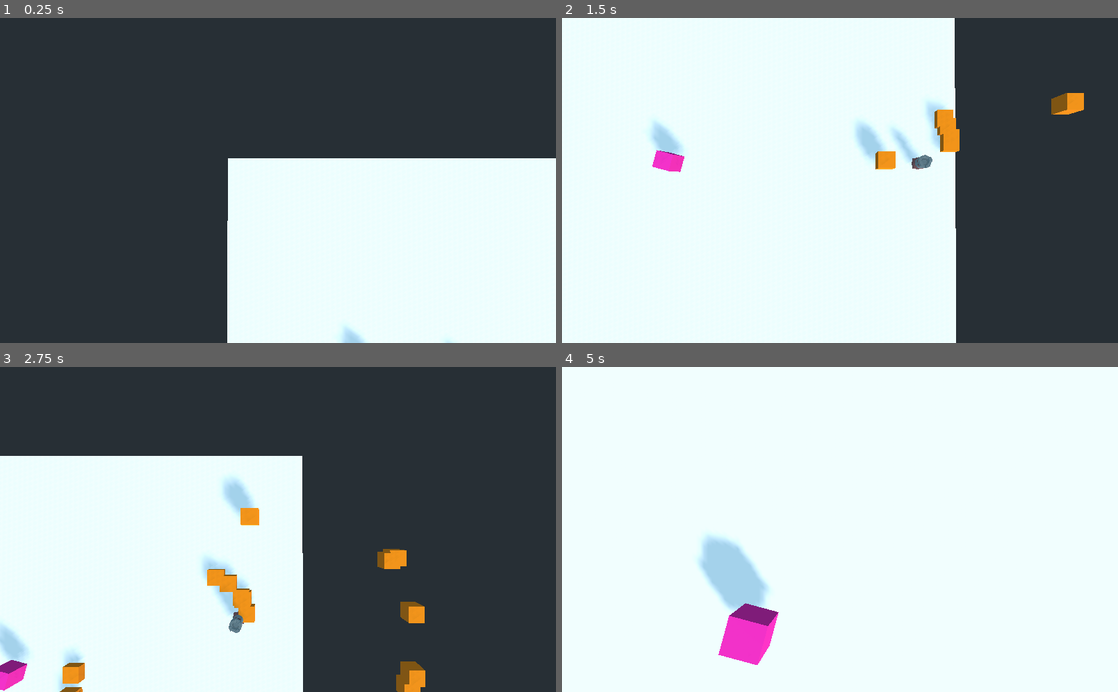
Above: before the commit, frames 1-4 (two rows, left to right).
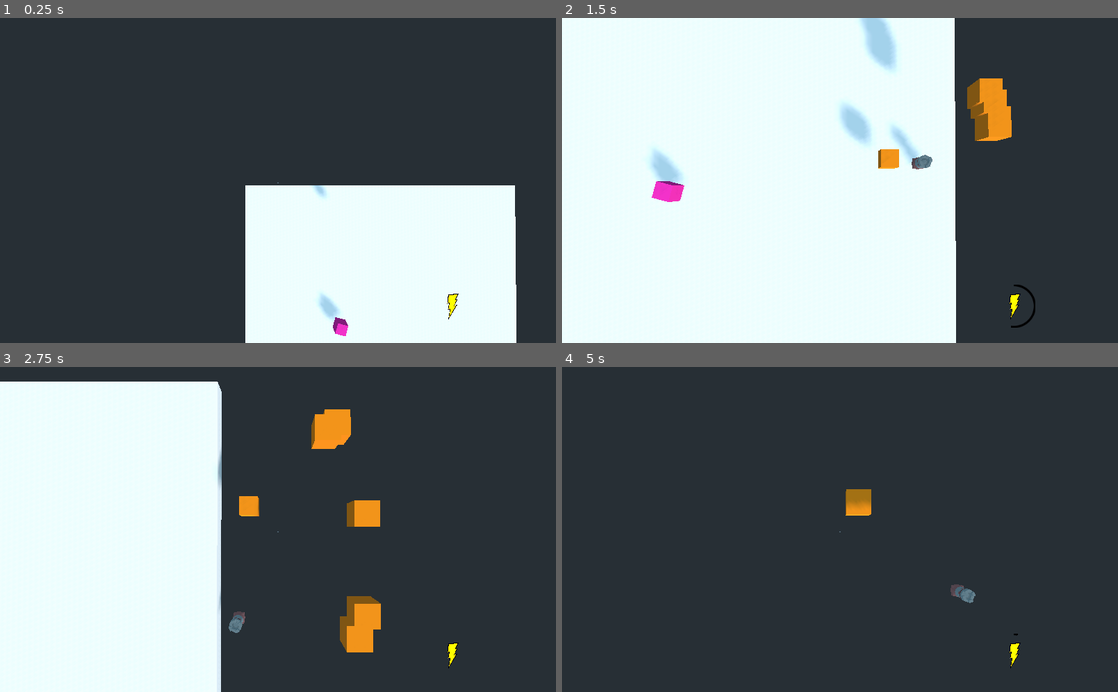
Above: after the commit, the same moments.

Repository: jamie-hello/azorius-n
Game: Godot game, scene res://Level 1.tscn
The game is run twice, just before and just after one commit, with the same random seed, the same clock (stepped at 60 frames per second) and the same inputs.
Inputs (mouse positions are in pixels of both pictures, inside the frame that each line leads up to):
- Up to frame 1 (0.25 s): no input
- Up to frame 2 (1.5 s): move the mouse to (962, 164) at 0.52 s; hold D (right) 0.53-1.28 s; hold E (use spell) 0.53-1.28 s; tap Q (use spell 2) at 0.8, 1.35 s; move the mouse to (728, 196) at 1.27 s; hold S (down) from 1.28 s (still down)
- Up to frame 3 (2.75 s): tap E (use spell) at 1.55 s; move the mouse to (333, 458) at 2.02 s; release S (down) at 2.03 s; hold D (right) from 2.03 s (still down); hold E (use spell) from 2.03 s (still down); tap Q (use spell 2) at 2.3 s
- Up to frame 4 (5 s): move the mouse to (812, 594) at 2.77 s; release D (right) at 2.78 s; release E (use spell) at 2.78 s; hold W (up) 2.78-3.53 s; tap Q (use spell 2) at 2.85, 3.8, 4.35 s; tap E (use spell) at 3.05, 4.55 s; move the mouse to (1006, 578) at 3.52 s; hold E (use spell) 3.53-4.28 s; hold A (left) from 3.53 s (still down); move the mouse to (673, 480) at 4.27 s

The runs differ from the first frame. In frame 1, 11% of the frame differs, in the area x 40-100%, y 43-100%; in frame 2, 5.1%; in frame 3, 25%; in frame 4, 100%, in the area x 0-100%, y 0-100%.

Commit message:
today i made a cooldown icon for charged bolt and i started some new scenes for two new spells called meteorJump and FrozenOrb and diablo2 players will know something about these spells from diablo2

Diff:
--- a/Level 1.tscn
+++ b/Level 1.tscn
@@ -32,6 +32,7 @@
 
 [node name="CollisionShape" type="CollisionShape" parent="The Floor2"]
 shape = SubResource( 1 )
+disabled = true
 
 [node name="MeshInstance" type="MeshInstance" parent="The Floor2"]
 transform = Transform( 10, 0, 0, 0, 1, 0, 0, 0, 10, 0, 0, 0 )
@@ -44,7 +45,7 @@
 directional_shadow_max_distance = 128.1
 
 [node name="Player" parent="." instance=ExtResource( 2 )]
-transform = Transform( 1, 0, 0, 0, 1, 0, 0, 0, 1, -4.4415, 4.07762, -1.04594 )
+transform = Transform( 1, 0, 0, 0, 1, 0, 0, 0, 1, -4.44956, 20.8877, 2.56566 )
 
 [node name="enemy" parent="." instance=ExtResource( 1 )]
 transform = Transform( 1, 0, 0, 0, 1, 0, 0, 0, 1, 8.58883, 1.90626, 0 )
--- a/charged bolt.gd
+++ b/charged bolt.gd
@@ -6,11 +6,14 @@
 # var b = "text"
 onready var instance = preload("res://charged bolt instance.tscn")
 onready var timer = $"dash timer"
+onready var cooldowntimer = $"Control/cooldown"
 
 var damage = 10
 var angle2d = Vector2.ZERO
 var instanceangle = 0
 var boltstoshoot = 5
+var on_cooldown = false
+var cooldowntime = 2 #if u change this make sure to change it in the control script too
 signal preparedashing
 signal dashing(angle)
 signal enddashing
@@ -24,18 +27,19 @@
 	pass # Replace with function body.
 
 func spell_use():
+	if !on_cooldown:
+		#edited broiler plate code for getting where we're looking with the mouse cursor to Vector3 angle
+		#look at default spell for original
+		var mousePos=get_viewport().get_mouse_position()
+		var springarmdestx : float = ((mousePos[0] / get_viewport().size.x) - 0.5)
+		var springarmdesty : float = -((mousePos[1] / get_viewport().size.y) - 0.5)
+		angle2d = Vector2(springarmdestx,springarmdesty).angle()
 
-	#edited broiler plate code for getting where we're looking with the mouse cursor to Vector3 angle
-	#look at default spell for original
-	var mousePos=get_viewport().get_mouse_position()
-	var springarmdestx : float = ((mousePos[0] / get_viewport().size.x) - 0.5)
-	var springarmdesty : float = -((mousePos[1] / get_viewport().size.y) - 0.5)
-	angle2d = Vector2(springarmdestx,springarmdesty).angle()
 
-	#this is where ondashtimertimeout() was originally before i added the movement effect half of the spell
-
-	timer.pretimer.start()
-	emit_signal("preparedashing")
+		timer.pretimer.start()
+		emit_signal("preparedashing")
+		on_cooldown = true
+		cooldowntimer.start(cooldowntime)
 
 
 # Called every frame. 'delta' is the elapsed time since the previous frame.
@@ -56,3 +60,8 @@
 
 func _on_pretimer_timeout():
 	emit_signal("dashing",angle2d_to_vector3(angle2d))
+
+
+func _on_cooldown_timeout():
+	on_cooldown = false
+	pass # Replace with function body.
--- a/charged bolt.tscn
+++ b/charged bolt.tscn
@@ -1,7 +1,10 @@
-[gd_scene load_steps=3 format=2]
+[gd_scene load_steps=6 format=2]
 
 [ext_resource path="res://chargedboltdashtimer.gd" type="Script" id=1]
 [ext_resource path="res://charged bolt.gd" type="Script" id=2]
+[ext_resource path="res://power rangers lightnigng bolt.png" type="Texture" id=3]
+[ext_resource path="res://chargedbolticon.gd" type="Script" id=4]
+[ext_resource path="res://texturecooldown.png" type="Texture" id=5]
 
 [node name="charged bolt" type="Spatial"]
 script = ExtResource( 2 )
@@ -17,7 +20,34 @@
 wait_time = 0.1
 one_shot = true
 
+[node name="Control" type="Control" parent="."]
+margin_right = -1025.0
+margin_bottom = -603.0
+script = ExtResource( 4 )
+
+[node name="PowerRangersLightnigngBolt" type="Sprite" parent="Control"]
+position = Vector2( 832.188, 532.625 )
+scale = Vector2( 0.0205677, 0.0209396 )
+texture = ExtResource( 3 )
+
+[node name="cooldown" type="Timer" parent="Control"]
+wait_time = 2.0
+one_shot = true
+
+[node name="TextureProgress" type="TextureProgress" parent="Control"]
+margin_left = 792.0
+margin_top = 492.0
+margin_right = 992.0
+margin_bottom = 692.0
+texture_progress = ExtResource( 5 )
+fill_mode = 4
+tint_under = Color( 1, 1, 1, 0 )
+tint_over = Color( 1, 1, 1, 0 )
+tint_progress = Color( 0.184314, 1, 0, 1 )
+
 [connection signal="timeout" from="dash timer" to="." method="_on_dash_timer_timeout"]
 [connection signal="timeout" from="dash timer" to="dash timer" method="_on_dash_timer_timeout"]
 [connection signal="timeout" from="dash timer/pretimer" to="." method="_on_pretimer_timeout"]
 [connection signal="timeout" from="dash timer/pretimer" to="dash timer" method="_on_pretimer_timeout"]
+[connection signal="timeout" from="Control/cooldown" to="." method="_on_cooldown_timeout"]
+[connection signal="timeout" from="Control/cooldown" to="Control" method="_on_cooldown_timeout"]
--- /dev/null
+++ b/chargedbolticon.gd
@@ -0,0 +1,23 @@
+extends Control
+
+
+# Declare member variables here. Examples:
+# var a = 2
+# var b = "text"
+
+onready var cooldown = $cooldown
+onready var icon = $PowerRangersLightnigngBolt
+onready var textureprogress = $TextureProgress
+var howlongisthecooldown = 2 #if u change this make sure to change it in the charged bolt script too
+
+# Called when the node enters the scene tree for the first time.
+func _ready():
+	pass # Replace with function body.
+
+
+func _process(delta):
+	if !cooldown.is_stopped():
+		textureprogress.value = float(cooldown.get_time_left()/howlongisthecooldown * 100)
+
+func _on_cooldown_timeout():
+	textureprogress.value = 0
--- /dev/null
+++ b/frozenorb instance.tscn
@@ -0,0 +1,3 @@
+[gd_scene format=2]
+
+[node name="frozenorb instance" type="Spatial"]
--- /dev/null
+++ b/frozenorb.tscn
@@ -0,0 +1,7 @@
+[gd_scene load_steps=2 format=2]
+
+[ext_resource path="res://frozenorb instance.tscn" type="PackedScene" id=1]
+
+[node name="frozenorb" type="Spatial"]
+
+[node name="frozenorb instance" parent="." instance=ExtResource( 1 )]
--- /dev/null
+++ b/hud.tscn
@@ -0,0 +1,5 @@
+[gd_scene format=2]
+
+[node name="hud" type="Control"]
+anchor_right = 1.0
+anchor_bottom = 1.0
--- /dev/null
+++ b/meteor jump instance.tscn
@@ -0,0 +1,3 @@
+[gd_scene format=2]
+
+[node name="meteor jump instance" type="Spatial"]
--- /dev/null
+++ b/meteor jump.tscn
@@ -0,0 +1,7 @@
+[gd_scene load_steps=2 format=2]
+
+[ext_resource path="res://meteor jump instance.tscn" type="PackedScene" id=1]
+
+[node name="meteor jump" type="Spatial"]
+
+[node name="meteor jump instance" parent="." instance=ExtResource( 1 )]
Binary file added: power rangers lightnigng bolt.png
Not shown, added: power rangers lightnigng bolt.png.import
Binary file added: texturecooldown.png
Not shown, added: texturecooldown.png.import
